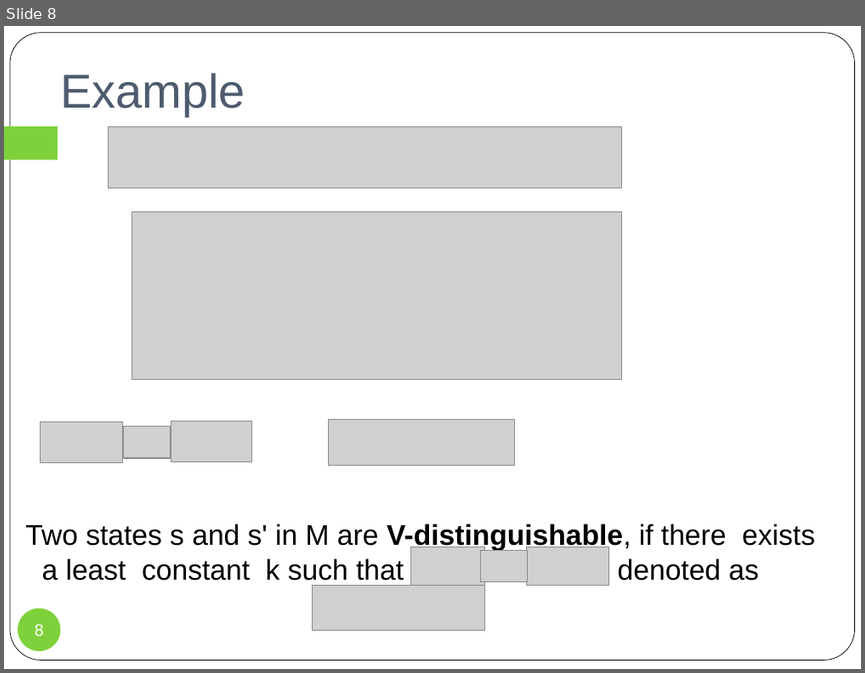
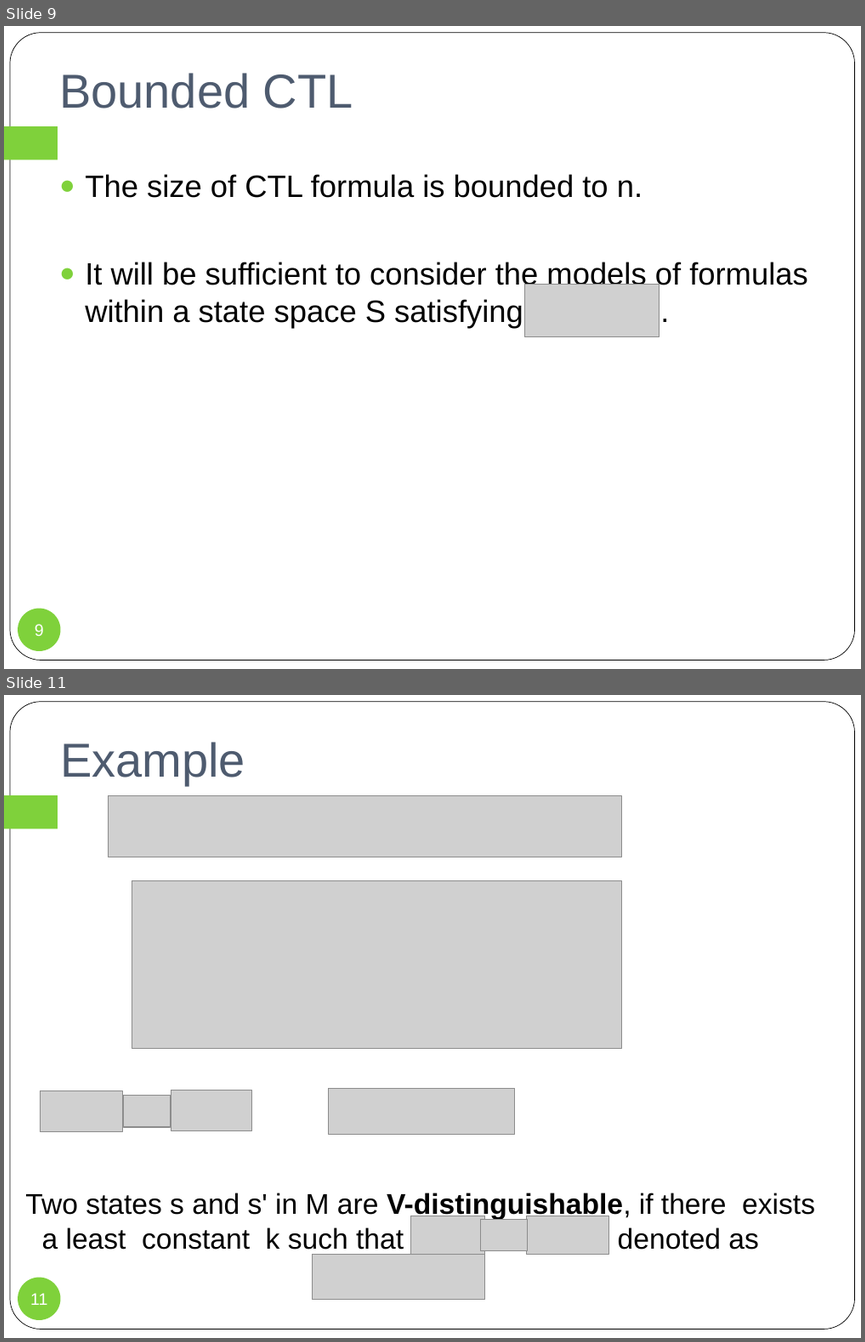
Before and after one commit to fengrenyan/fry, a slide deck: DC/SNC and WSC.pptx. Shown one above the other, each under a label of ours: slide 8 before the commit, slides 9 and 11 after it; the slides between them are not shown. The pictures are 865x673 and 865x1342 pixels, drawn with LibreOffice and Linux fonts; fonts in the diff are those of the drawing; grey boxes stand for pictures. Boxes give left, top, right and bottom in pixels: in the first picture for what was removed or moved away, otherwise in the second. Text is boxed around its words. In the diff, an @@ line names an element or a change of style, - is before the commit and + after.

```diff
--- a/DC/SNC and WSC.pptx
+++ b/DC/SNC and WSC.pptx
@@ slide 9 added at (4, 26, 861, 669), background #FFFFFF; not listed: 2 template elements that a slide beside it also shows @@
@@ title added at (59, 73, 353, 108), 40 pt, text #4E5B6F @@
+Bounded CTL
@@ text added at (85, 174, 807, 328), 26 pt, text #000000 @@
+● The size of CTL formula is bounded to n.
+● It will be sufficient to consider the models of formulas within a state space S satisfying .
@@ picture added at (524, 284, 658, 336) @@
@@ page number added at (18, 607, 61, 651), fill #7FD13B, 14 pt, text #FFFFFF @@
+9
@@ what was slide 8 is now slide 11 @@
@@ page number at (30, 1293, 47, 1304): text changed @@
-8
+11
```
Also in this commit, not shown: 8 slides changed, 11 other slides added, 11 slides removed, 17 other files.
